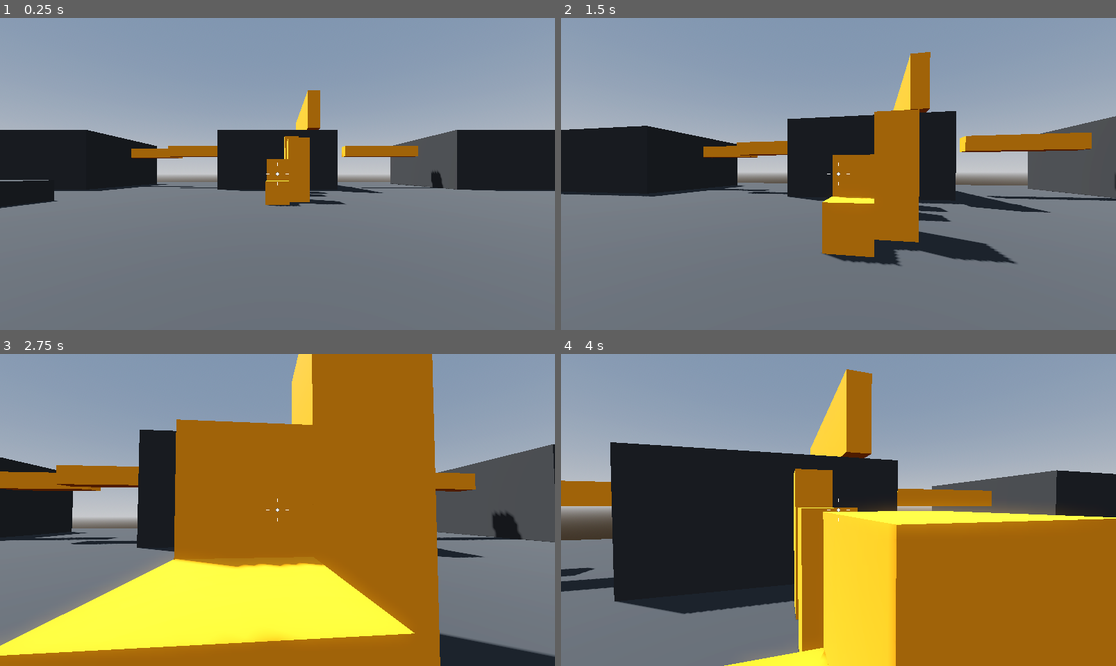
Above: before the commit, frames 1-4 (two rows, left to right).
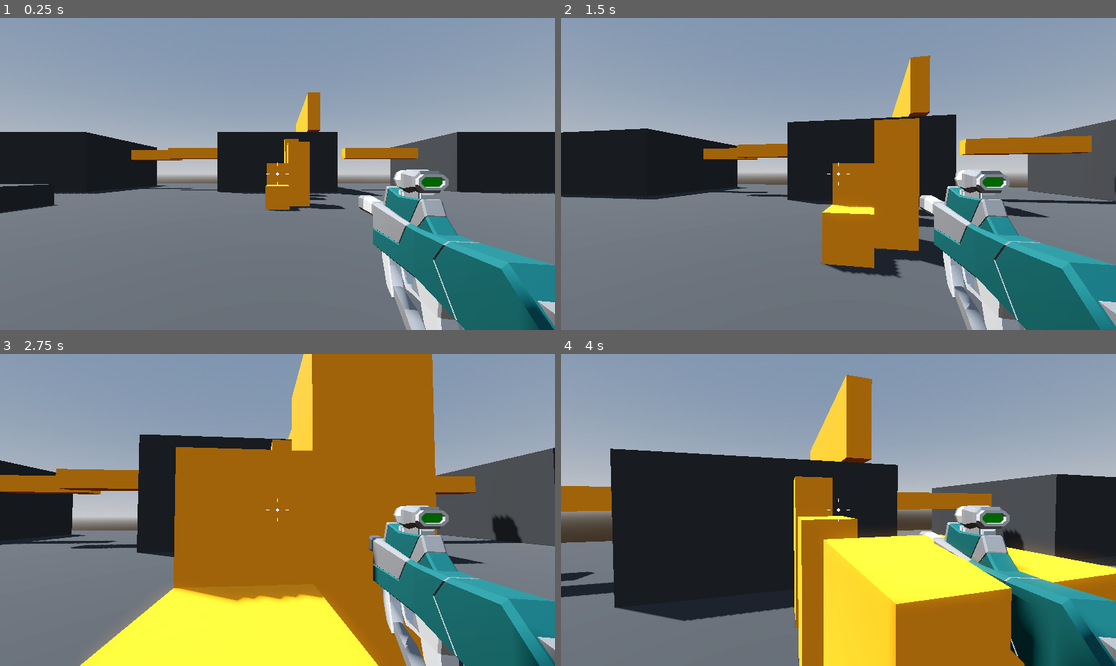
Above: after the commit, the same moments.

Repository: SugarF0x/robage-3d
Game: Godot game, scene res://Levels/sandbox.tscn
Two runs of this game, one before a commit and one after it. Both use one fixed random seed, a clock stepped at 60 frames per second and the inputs below.
Inputs (mouse positions are in pixels of both pictures, inside the frame that each line leads up to):
- Up to frame 1 (0.25 s): no input
- Up to frame 2 (1.5 s): tap Enter at 0.5 s; move the mouse to (866, 174) at 0.52 s; press the mouse at (866, 174) at 0.53 s; hold W (move_forward) from 0.53 s (still down); tap Space (jump) at 0.77 s; move the mouse to (810, 174) at 1.27 s; release the mouse at (810, 174) at 1.28 s; click (810, 174) at 1.35 s
- Up to frame 3 (2.75 s): keep holding W (move_forward); tap Space (jump) at 1.52 s; move the mouse to (288, 503) at 2.02 s; press the mouse at (288, 503) at 2.03 s
- Up to frame 4 (4 s): keep holding W (move_forward); tap Space (jump) at 2.75, 3.02, 3.77 s; move the mouse to (832, 516) at 2.77 s; release the mouse at (832, 516) at 2.78 s; click (832, 516) at 2.85 s; move the mouse to (877, 513) at 3.52 s; press the mouse at (877, 513) at 3.53 s

The runs differ from the first frame. In frame 1, 13% of the frame differs, in the area x 0-100%, y 23-100%; in frame 2, 15%; in frame 3, 28%, in the area x 0-100%, y 0-100%; in frame 4, 21%.

Commit message:
add reusable weapon scene

Diff:
--- a/Player/player.tscn
+++ b/Player/player.tscn
@@ -1,8 +1,9 @@
-[gd_scene load_steps=6 format=3 uid="uid://1dm7xquufcns"]
+[gd_scene load_steps=7 format=3 uid="uid://1dm7xquufcns"]
 
 [ext_resource type="Script" path="res://Player/player.gd" id="1_usll7"]
 [ext_resource type="Script" path="res://Player/SmoothCamera.gd" id="2_vcq0c"]
 [ext_resource type="Script" path="res://Player/Crosshair.gd" id="3_1s265"]
+[ext_resource type="PackedScene" uid="uid://dpf2id8liiugw" path="res://Weapons/smg.tscn" id="3_dss5l"]
 
 [sub_resource type="CapsuleMesh" id="CapsuleMesh_abywv"]
 
@@ -19,11 +20,13 @@
 
 [node name="CameraPivot" type="Node3D" parent="."]
 unique_name_in_owner = true
-transform = Transform3D(1, 0, 0, 0, 1, 0, 0, 0, 1, 0, 0.3, 0)
+transform = Transform3D(1, 0, 0, 0, 1, 0, 0, 0, 1, 0, 0.5, 0)
 
 [node name="SmoothCamera" type="Camera3D" parent="CameraPivot"]
 top_level = true
 script = ExtResource("2_vcq0c")
+
+[node name="HitscanWeapon" parent="CameraPivot/SmoothCamera" instance=ExtResource("3_dss5l")]
 
 [node name="CenterContainer" type="CenterContainer" parent="."]
 anchors_preset = 15
--- /dev/null
+++ b/Weapons/hitscan_weapon.gd
@@ -0,0 +1,18 @@
+extends Node3D
+
+
+@export var fire_rate := 14.0
+
+
+@onready var cooldown_timer: Timer = %CooldownTimer
+
+
+func _ready() -> void:
+	pass
+
+func _process(delta: float) -> void:
+	if not Input.is_action_pressed("fire"): return
+	if not cooldown_timer.is_stopped(): return
+
+	cooldown_timer.start(1.0 / fire_rate)
+	print("weapon fired")
--- /dev/null
+++ b/Weapons/hitscan_weapon.tscn
@@ -0,0 +1,10 @@
+[gd_scene load_steps=2 format=3 uid="uid://dyq1vy40gpsym"]
+
+[ext_resource type="Script" path="res://Weapons/hitscan_weapon.gd" id="1_jh2hx"]
+
+[node name="HitscanWeapon" type="Node3D"]
+script = ExtResource("1_jh2hx")
+
+[node name="CooldownTimer" type="Timer" parent="."]
+unique_name_in_owner = true
+one_shot = true
--- /dev/null
+++ b/Weapons/smg.tscn
@@ -0,0 +1,9 @@
+[gd_scene load_steps=3 format=3 uid="uid://dpf2id8liiugw"]
+
+[ext_resource type="PackedScene" uid="uid://dyq1vy40gpsym" path="res://Weapons/hitscan_weapon.tscn" id="1_yeont"]
+[ext_resource type="PackedScene" uid="uid://cxivld727lsr8" path="res://Weapons/SMG.glb" id="2_8l32j"]
+
+[node name="HitscanWeapon" instance=ExtResource("1_yeont")]
+
+[node name="SMG" parent="." index="1" instance=ExtResource("2_8l32j")]
+transform = Transform3D(0.984808, 0, -0.173648, 0, 1, 0, 0.173648, 0, 0.984808, 0.6, -0.3, -0.75)
--- a/project.godot
+++ b/project.godot
@@ -42,3 +42,8 @@
 "events": [Object(InputEventKey,"resource_local_to_scene":false,"resource_name":"","device":-1,"window_id":0,"alt_pressed":false,"shift_pressed":false,"ctrl_pressed":false,"meta_pressed":false,"pressed":false,"keycode":0,"physical_keycode":32,"key_label":0,"unicode":32,"echo":false,"script":null)
 ]
 }
+fire={
+"deadzone": 0.5,
+"events": [Object(InputEventMouseButton,"resource_local_to_scene":false,"resource_name":"","device":-1,"window_id":0,"alt_pressed":false,"shift_pressed":false,"ctrl_pressed":false,"meta_pressed":false,"button_mask":1,"position":Vector2(362, 19),"global_position":Vector2(368, 81),"factor":1.0,"button_index":1,"canceled":false,"pressed":true,"double_click":false,"script":null)
+]
+}
Binary file added: Weapons/SMG.glb
Not shown, added: Weapons/SMG.glb.import
Binary file added: Weapons/SMG_Palette-Colour.png
Not shown, added: Weapons/SMG_Palette-Colour.png.import
